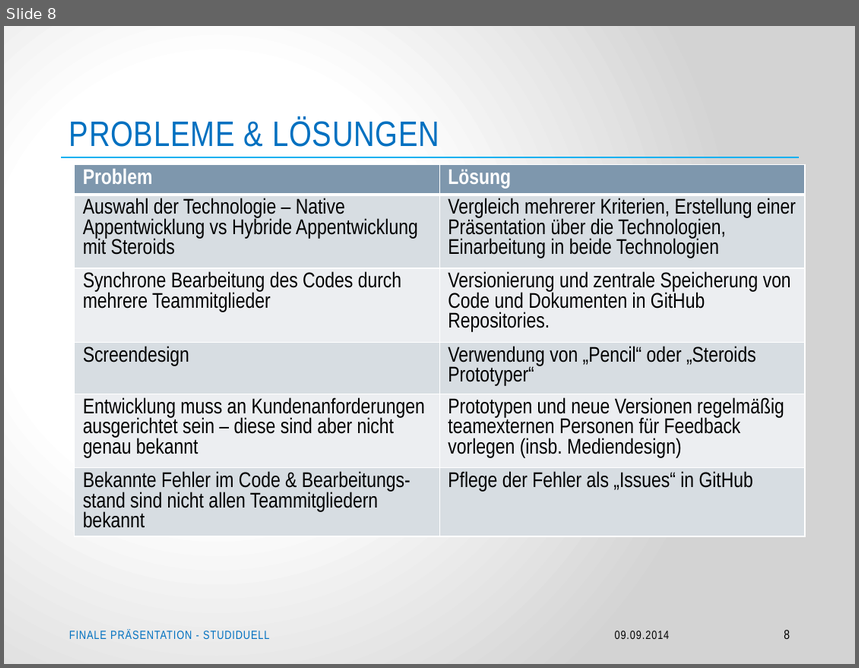
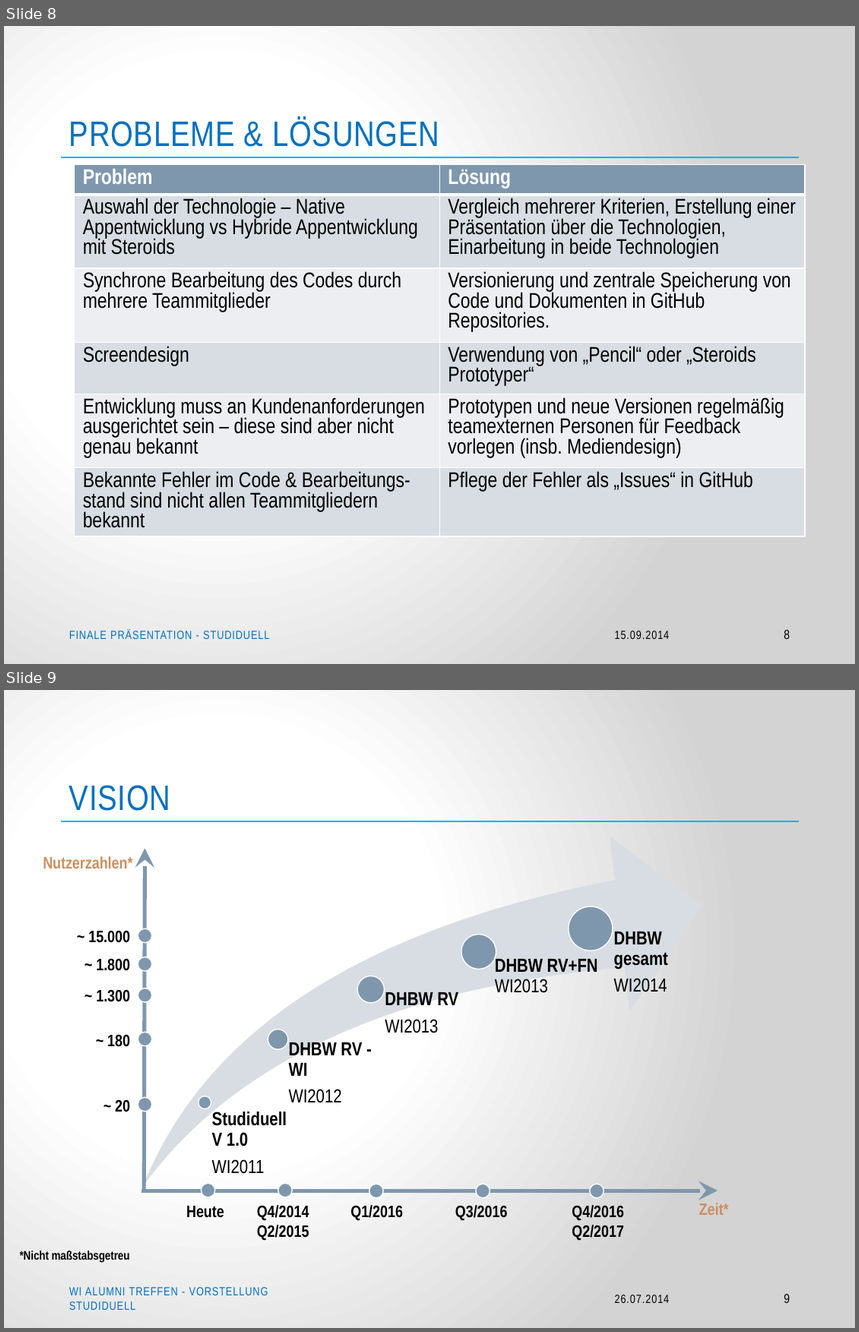
Before and after one commit to Jessi93/Quizduell, a slide deck: Documents/Präsentationen/2014.09.16_Finale Präsentation – Projekt Studiduell.pptx. Shown one above the other, each under a label of ours: slide 8 before the commit, slides 8 and 9 after it. The pictures are 859x668 and 859x1332 pixels, drawn with LibreOffice and Linux fonts; fonts in the diff are those of the drawing; background and template pictures are left out. Boxes give left, top, right and bottom in pixels: in the first picture for what was removed or moved away, otherwise in the second. Text is boxed around its words. In the diff, an @@ line names an element or a change of style, - is before the commit and + after.

```diff
--- a/Documents/Präsentationen/2014.09.16_Finale Präsentation – Projekt Studiduell.pptx
+++ b/Documents/Präsentationen/2014.09.16_Finale Präsentation – Projekt Studiduell.pptx
@@ slide 9 added at (4,690,855,1328), background picture (left out); not listed: 1 template element that a slide beside it also shows @@
@@ title added at (69,785,170,811), 30 pt, text #0070C0 @@
+VISION
@@ swoosh arrow added at (144,837,703,1186), fill #D8DDE3 @@
@@ arrow added from (144, 1192) to (145, 848), #7E97AD 3.25 pt @@
@@ text added at (43,856,132,869), 14 pt, text #CC8E60, bold @@
+Nutzerzahlen*
@@ arrow added from (141, 1191) to (718, 1191), #7E97AD 3.25 pt @@
@@ group added at (115,1096,292,1218): 3 ellipses, 2 texts, 1 free @@
+Studiduell V 1.0
+WI2011
+~ 20
+Heute
@@ group added at (107,1030,376,1241): 3 ellipses, 2 texts, 1 free @@
+DHBW RV - WI
+WI2012
+~ 180
+Q4/2014
+Q2/2015
@@ group added at (96,976,479,1221): 3 ellipses, 2 texts, 1 free @@
+DHBW RV
+WI2013
+~ 1.300
+Q1/2016
@@ group added at (96,934,601,1221): 3 ellipses, 2 texts, 1 free @@
+DHBW RV+FN WI2013
+~ 1.800
+Q3/2016
@@ group added at (88,907,702,1241): 3 ellipses, 2 texts, 1 free @@
+DHBW gesamt
+WI2014
+~ 15.000
+Q4/2016
+Q2/2017
@@ text added at (699,1203,729,1215), 14 pt, text #CC8E60, bold @@
+Zeit*
@@ text added at (20,1251,130,1263), 10.5 pt, text #000000, bold @@
+*Nicht maßstabsgetreu
@@ text added at (69,1287,268,1310), 10 pt, text #0070C0 @@
+WI ALUMNI TREFFEN - VORSTELLUNG STUDIDUELL
@@ text added at (615,1295,670,1303), 10 pt, text #000000 @@
+26.07.2014
@@ page number added at (784,1294,790,1303), 11 pt, text #000000 @@
+9
@@ slide 8 changed as well @@
@@ text at (615,631,670,639): text changed @@
-09.09.2014
+15.09.2014
```
Also in this commit, not shown: 12 other slides changed, 1 slide removed.
